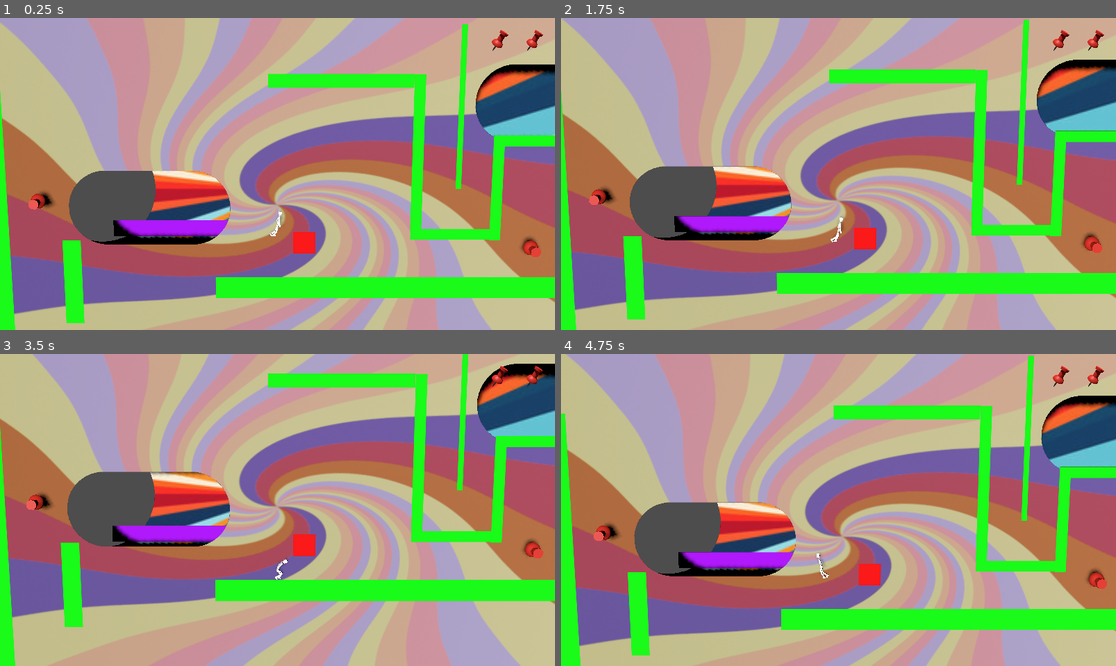
Above: before the commit, frames 1-4 (two rows, left to right).
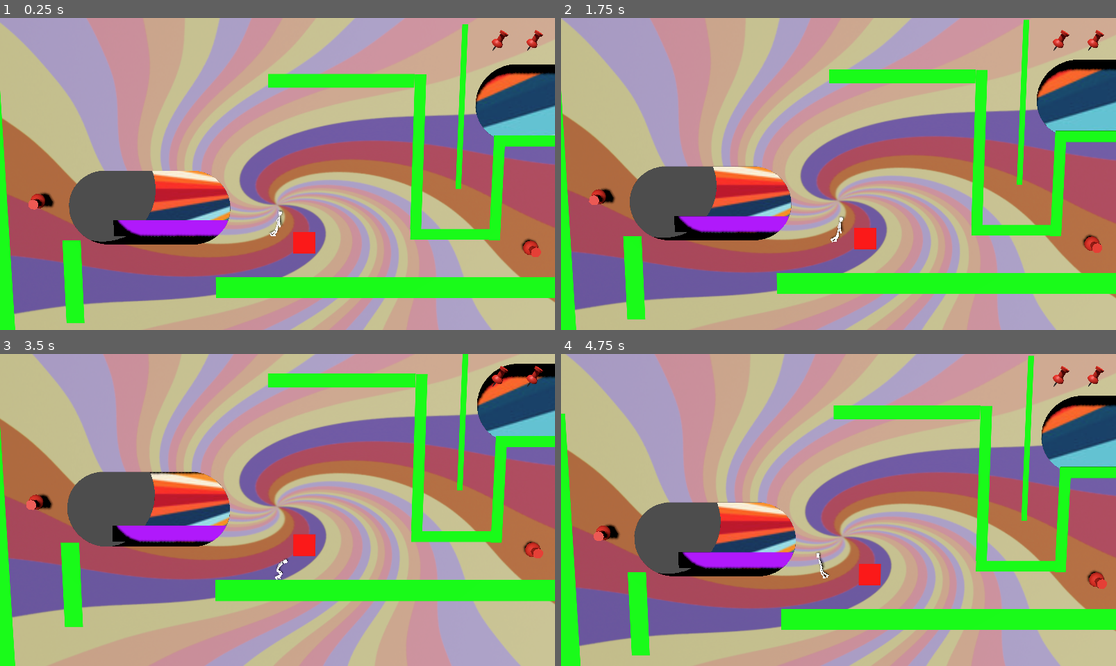
Above: after the commit, the same moments.

Repository: nathanialf/GroovyPictureBook
Game: Godot game, scene res://game.tscn
The game is run twice, just before and just after one commit, with the same random seed, the same clock (stepped at 60 frames per second) and the same inputs.
Inputs:
- Up to frame 1 (0.25 s): no input
- Up to frame 2 (1.75 s): hold D (Move right) 0.53-1.28 s; tap R at 0.6, 1.35 s; tap W (Jump) at 0.77, 1.52 s; hold Up (Page backward) from 1.28 s (still down)
- Up to frame 3 (3.5 s): release Up (Page backward) at 2.03 s; hold D (Move right) 2.03-2.78 s; tap R at 2.1, 2.85 s; hold Down (Page forward) from 2.78 s (still down); tap W (Jump) at 3.02 s
- Up to frame 4 (4.75 s): release Down (Page forward) at 3.53 s; hold A (Move left) from 3.53 s (still down); tap R at 3.6, 4.35 s; tap W (Jump) at 3.77, 4.52 s

The runs differ from the first frame. In frame 1, 0.4% of the frame differs, in the area x 7-100%, y 16-74%; in frame 2, 0.4%; in frame 3, 0.4%; in frame 4, 0.4%.

Commit message:
Increase shadow resolution

Diff:
--- a/project.godot
+++ b/project.godot
@@ -71,3 +71,6 @@
 
 rendering_device/driver.windows="d3d12"
 renderer/rendering_method="mobile"
+lights_and_shadows/directional_shadow/size=8192
+lights_and_shadows/directional_shadow/size.mobile=4096
+lights_and_shadows/directional_shadow/soft_shadow_filter_quality=3
